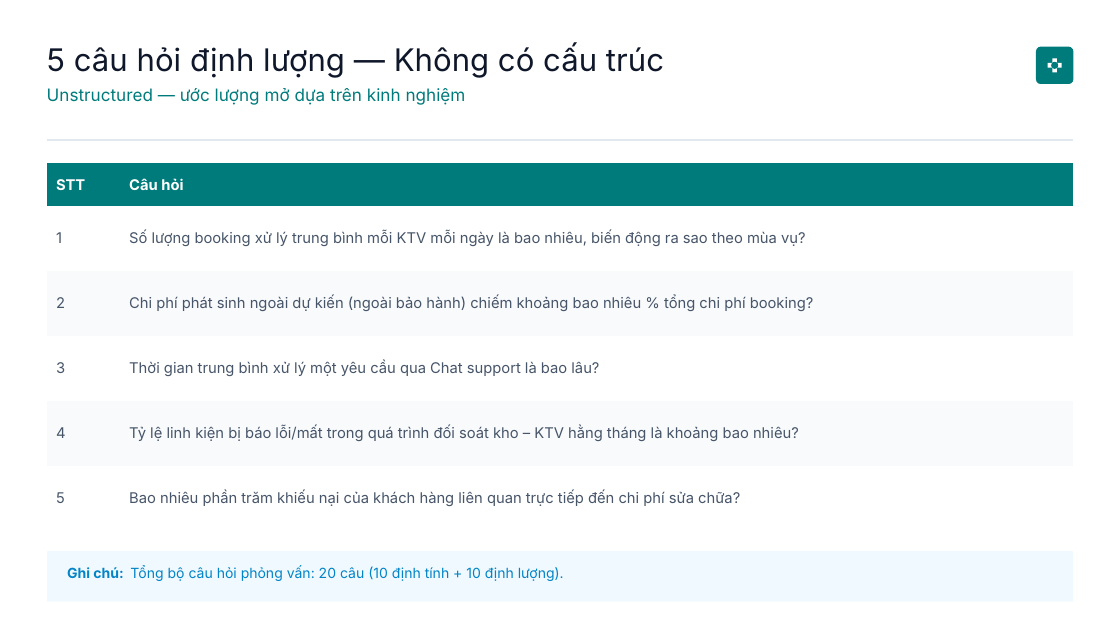
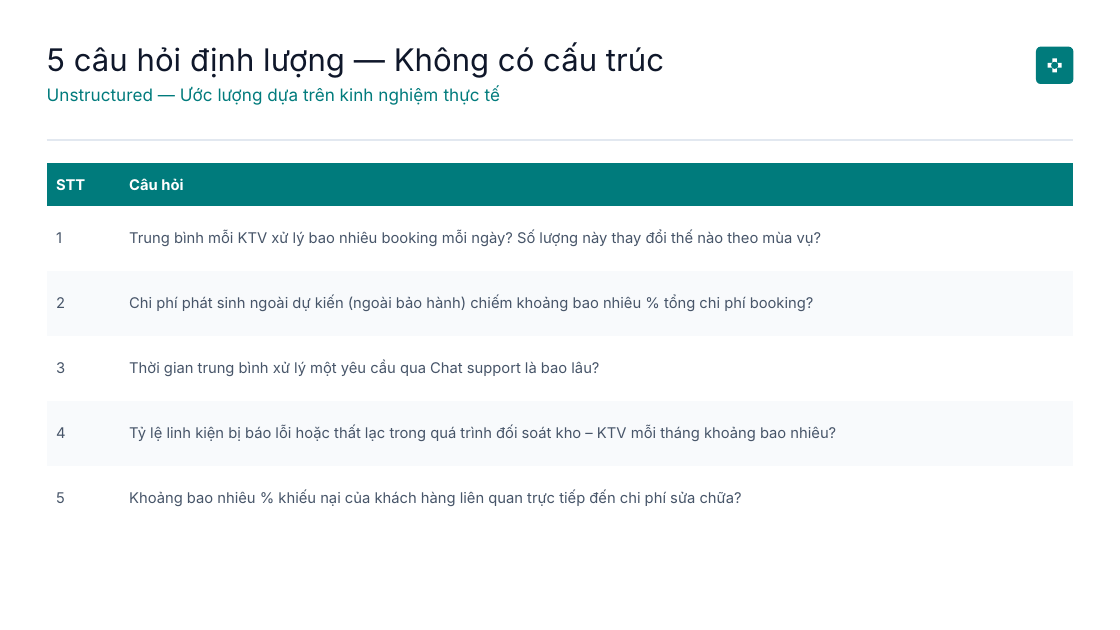
Before and after one commit to ichiroobean/He-thong-quan-ly-quy-trinh-nghiep-vu-nhom-96, a slide deck: slide 21 of Báo cáo Đặt lịch Sửa chữa_ Phân tích & Mô hình hóa Quy trình Nghiệp vụ (Nhóm 14).pptx. Drawn at 1120x630 pixels with LibreOffice and Linux fonts; fonts in the diff are those of the drawing. Boxes give left, top, right and bottom in pixels: in the first picture for what was removed or moved away, otherwise in the second. Text is boxed around its words. In the diff, an @@ line names an element or a change of style, - is before the commit and + after.

Commit message:
modify: Phương pháp thực hiện part

```diff
--- a/Báo cáo Đặt lịch Sửa chữa_ Phân tích & Mô hình hóa Quy trình Nghiệp vụ (Nhóm 14).pptx
+++ b/Báo cáo Đặt lịch Sửa chữa_ Phân tích & Mô hình hóa Quy trình Nghiệp vụ (Nhóm 14).pptx
@@ text at [47,87,500,105]: text changed @@
-Unstructured — ước lượng mở dựa trên kinh nghiệm
+Unstructured — Ước lượng dựa trên kinh nghiệm thực tế
@@ table at [47,164,1073,531] @@
-row 2, column 2: Số lượng booking xử lý trung bình mỗi KTV mỗi ngày là bao nhiêu, biến động ra sao theo mùa vụ?
+row 2, column 2: Trung bình mỗi KTV xử lý bao nhiêu booking mỗi ngày? Số lượng này thay đổi thế nào theo mùa vụ?
-row 5, column 2: Tỷ lệ linh kiện bị báo lỗi/mất trong quá trình đối soát kho – KTV hằng tháng là khoảng bao nhiêu?
+row 5, column 2: Tỷ lệ linh kiện bị báo lỗi hoặc thất lạc trong quá trình đối soát kho – KTV mỗi tháng khoảng bao nhiêu?
-row 6, column 2: Bao nhiêu phần trăm khiếu nại của khách hàng liên quan trực tiếp đến chi phí sửa chữa?
+row 6, column 2: Khoảng bao nhiêu % khiếu nại của khách hàng liên quan trực tiếp đến chi phí sửa chữa?
@@ rectangle removed at [47,551,1073,601] @@
@@ text removed at [67,566,564,581] @@
-Ghi chú: Tổng bộ câu hỏi phỏng vấn: 20 câu (10 định tính + 10 định lượng).
```
Also in this commit, not shown: 7 other slides changed.
